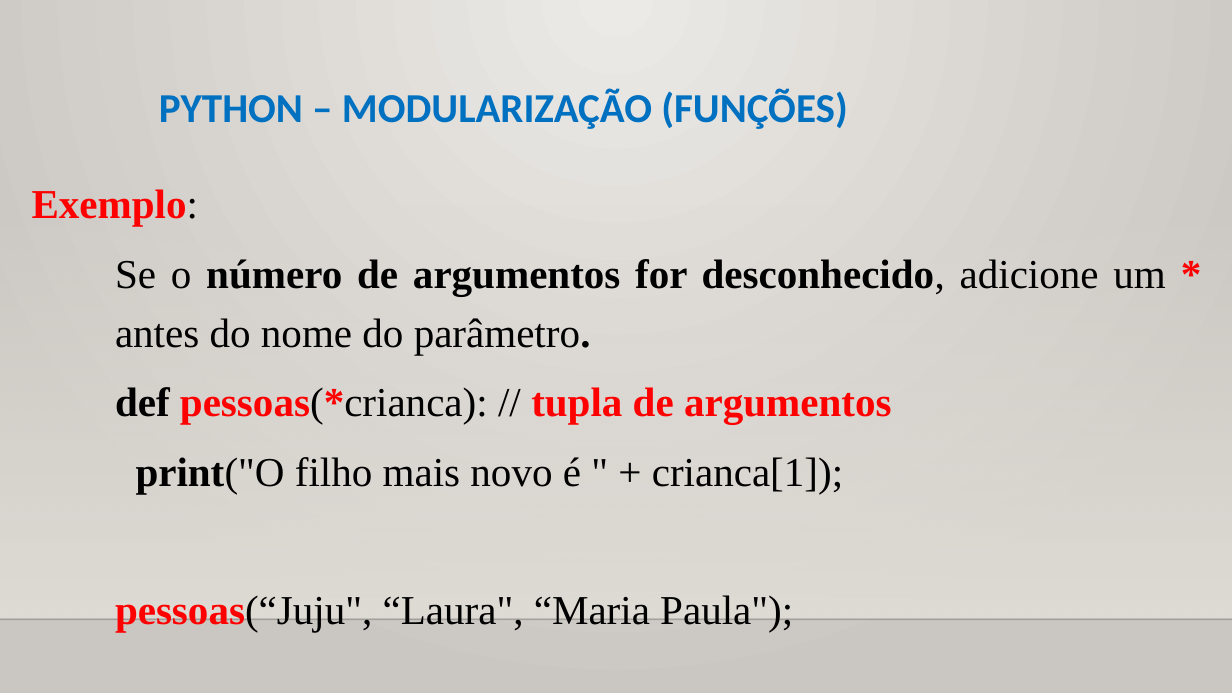
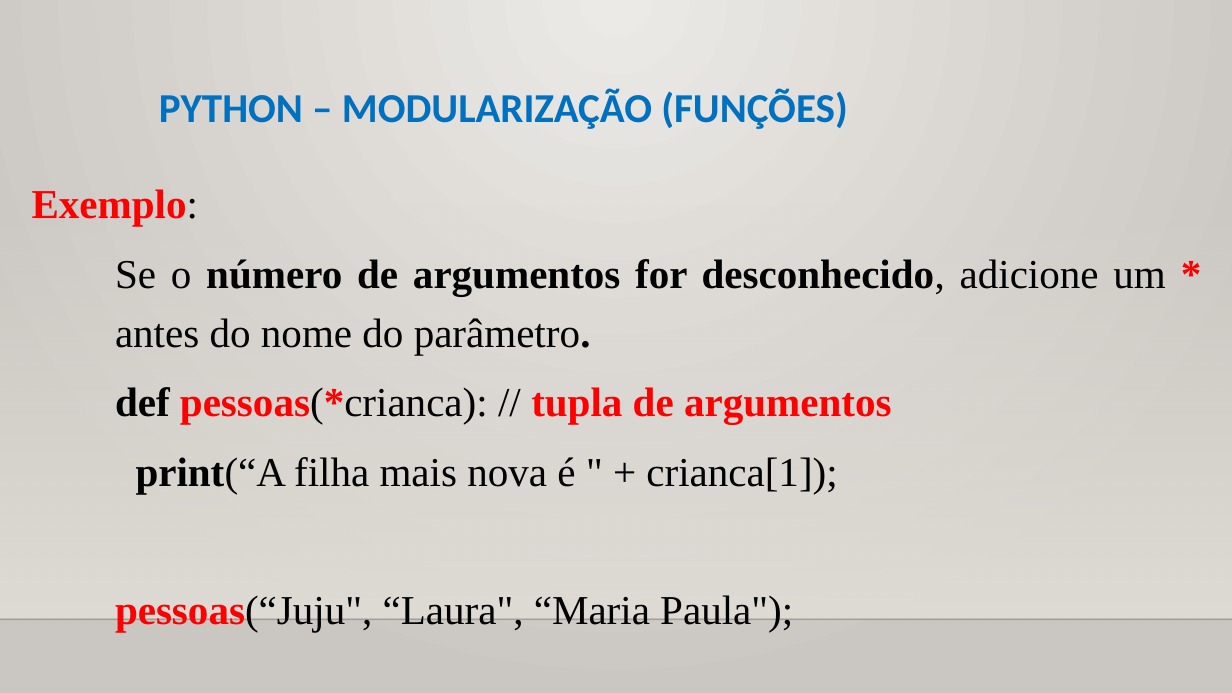
Before and after one commit to CloudEducationBrazil/WydenPythonParadigmas, a slide deck: slide 10 of 01 Classes/Aula 08 Programação Python - Modularização Funções.pptx. Drawn at 1232x693 pixels with LibreOffice and Linux fonts; fonts in the diff are those of the drawing; background and template pictures are left out. Boxes give left, top, right and bottom in pixels: in the first picture for what was removed or moved away, otherwise in the second. Text is boxed around its words. In the diff, an @@ line names an element or a change of style, - is before the commit and + after.

Commit message:
revisão ppts python

```diff
--- a/01 Classes/Aula 08 Programação Python - Modularização Funções.pptx
+++ b/01 Classes/Aula 08 Programação Python - Modularização Funções.pptx
@@ text at [136,457,837,494]: text changed @@
-  print("O filho mais novo é " + crianca[1]);
+  print(“A filha mais nova é " + crianca[1]);
```
Also in this commit, not shown: 3 other slides changed, 1 slide added, 2 other files.
